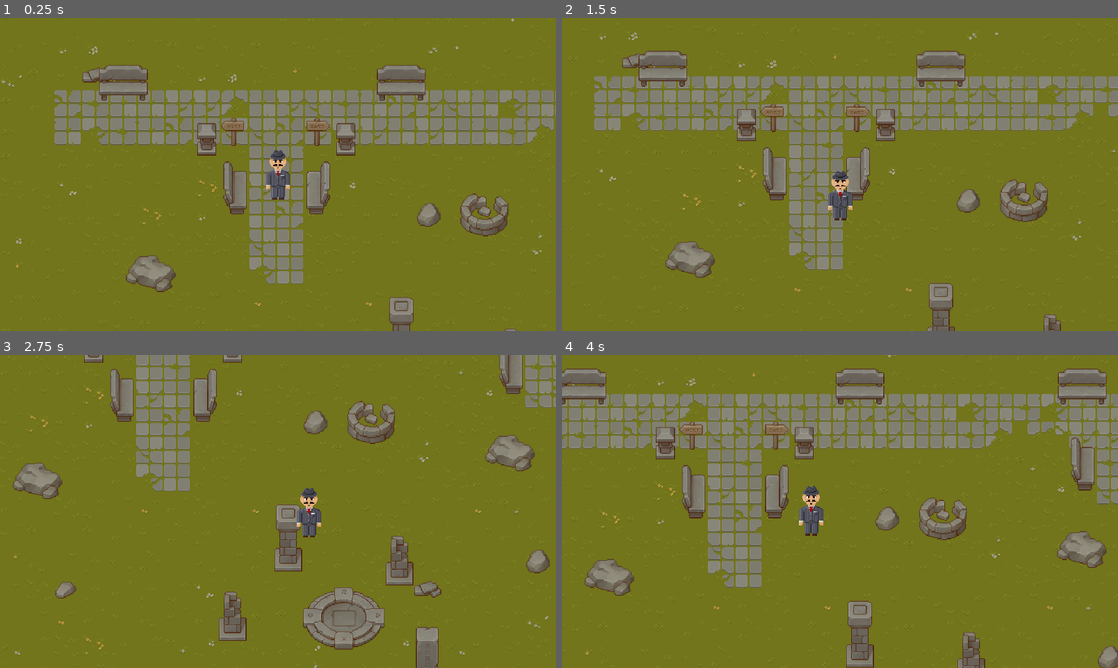
Above: before the commit, frames 1-4 (two rows, left to right).
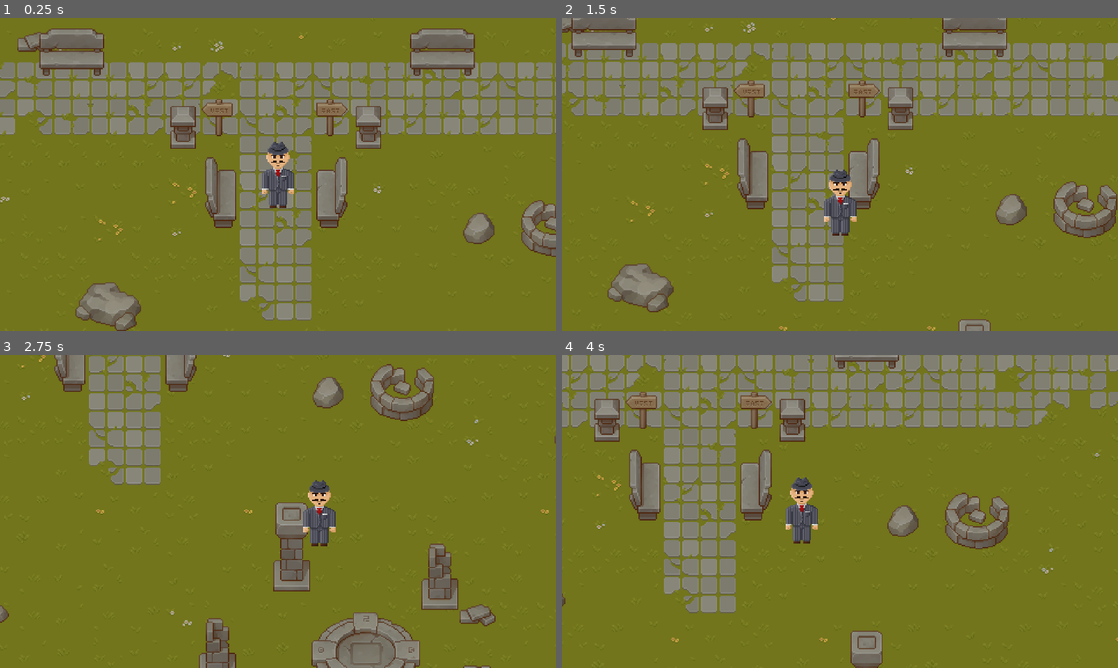
Above: after the commit, the same moments.

Repository: Goldstar32/TMMGame
Game: Godot game, scene res://Scenes/Testing/test_level.tscn
The game is run twice, just before and just after one commit, with the same random seed, the same clock (stepped at 60 frames per second) and the same inputs. This scene is started directly instead of the project's main scene.
Inputs:
- Up to frame 1 (0.25 s): no input
- Up to frame 2 (1.5 s): tap Enter at 0.5 s; hold D (right) 0.53-1.28 s; hold S (down) from 1.28 s (still down)
- Up to frame 3 (2.75 s): release S (down) at 2.03 s; hold D (right) from 2.03 s (still down)
- Up to frame 4 (4 s): release D (right) at 2.78 s; hold W (up) 2.78-3.53 s; hold A (left) from 3.53 s (still down)

The runs differ from the first frame. In frame 1, 31% of the frame differs, in the area x 0-100%, y 0-100%; in frame 2, 32%; in frame 3, 22%; in frame 4, 35%.

Commit message:
updated camera zoom

Diff:
--- a/Scenes/Testing/test_level.tscn
+++ b/Scenes/Testing/test_level.tscn
@@ -295,7 +295,7 @@
 position = Vector2(66, 33)
 
 [node name="Camera2D" type="Camera2D" parent="Player"]
-zoom = Vector2(3, 3)
+zoom = Vector2(4, 4)
 position_smoothing_enabled = true
 
 [node name="TileMapGrass" type="TileMap" parent="."]
